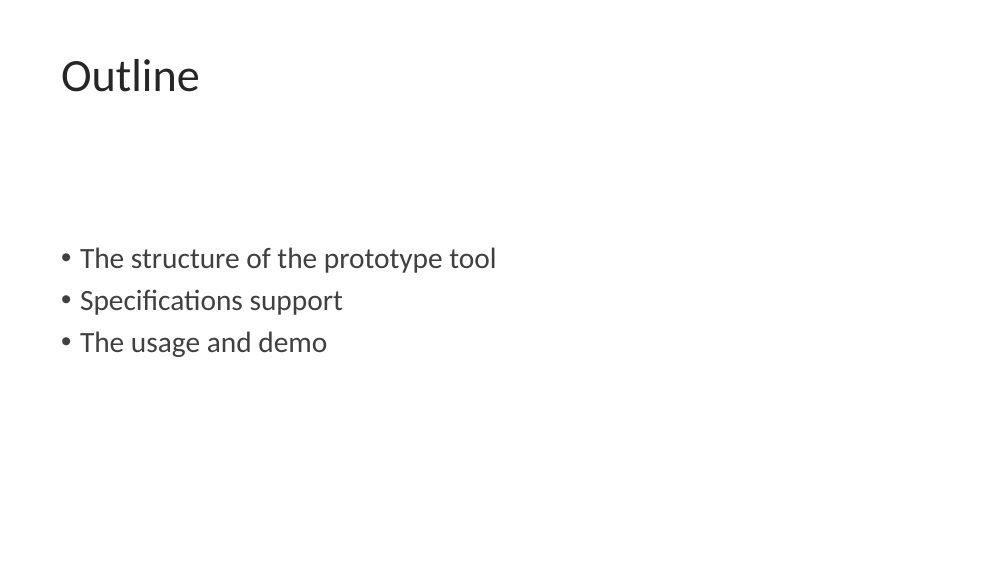
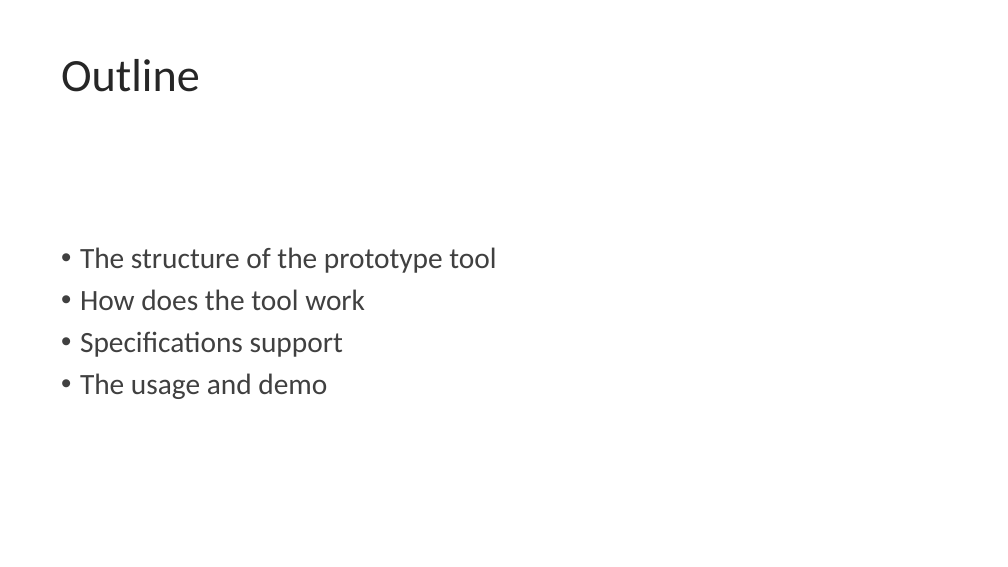
Before and after one commit to IrisesD/RV-Java-prototype, a slide deck: slide 2 of doc/Demo Slides.pptx. Drawn at 1008x567 pixels with LibreOffice and Linux fonts; fonts in the diff are those of the drawing; background and template pictures are left out. Boxes give left, top, right and bottom in pixels: in the first picture for what was removed or moved away, otherwise in the second. Text is boxed around its words. In the diff, an @@ line names an element or a change of style, - is before the commit and + after.

Commit message:
update slides

```diff
--- a/doc/Demo Slides.pptx
+++ b/doc/Demo Slides.pptx
@@ text at (x1=80, y1=289, x2=365, y2=310): paragraph added @@
+• How does the tool work
```
Also in this commit, not shown: 1 other slide changed, 3 slides added, 1 other file.
